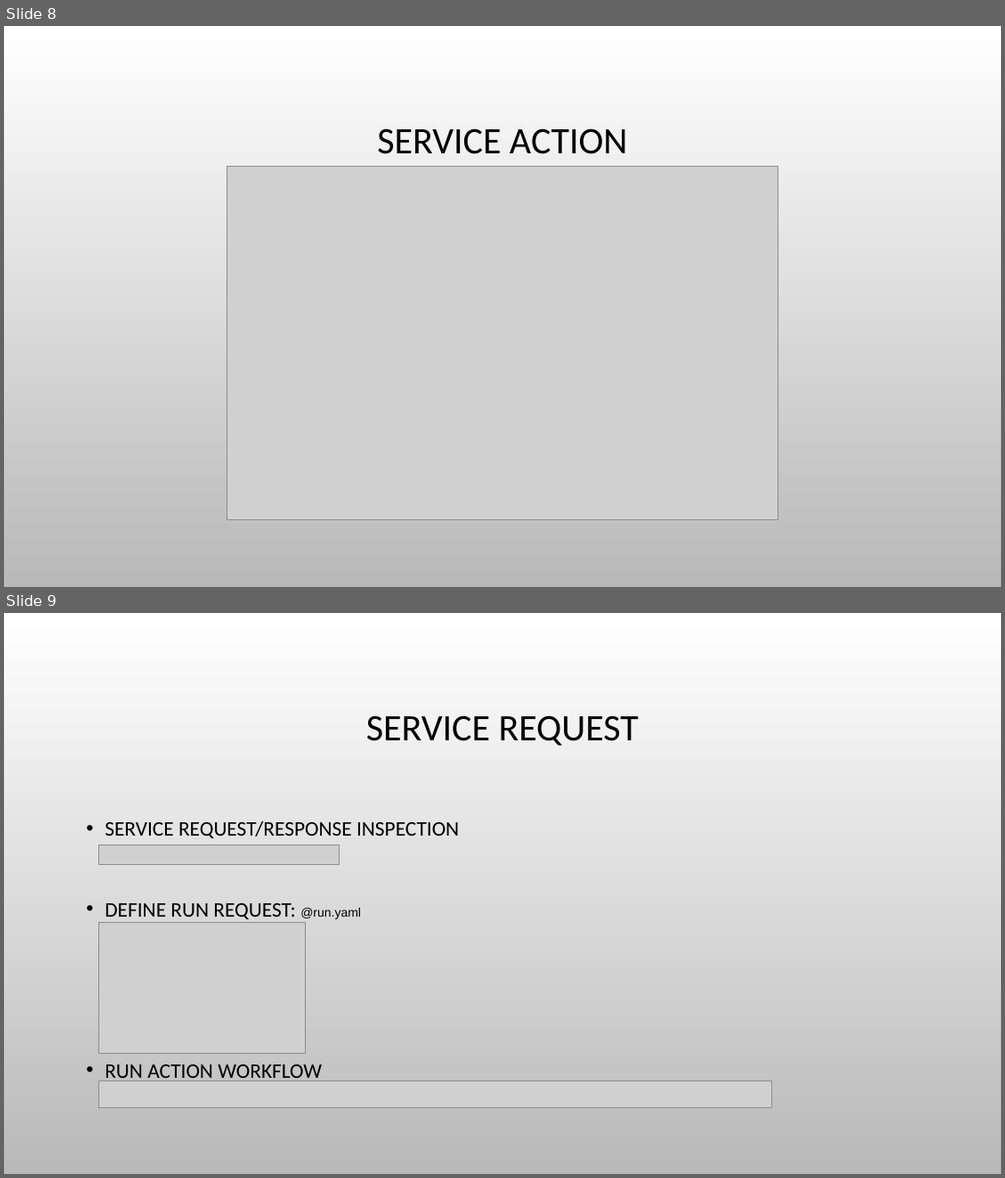
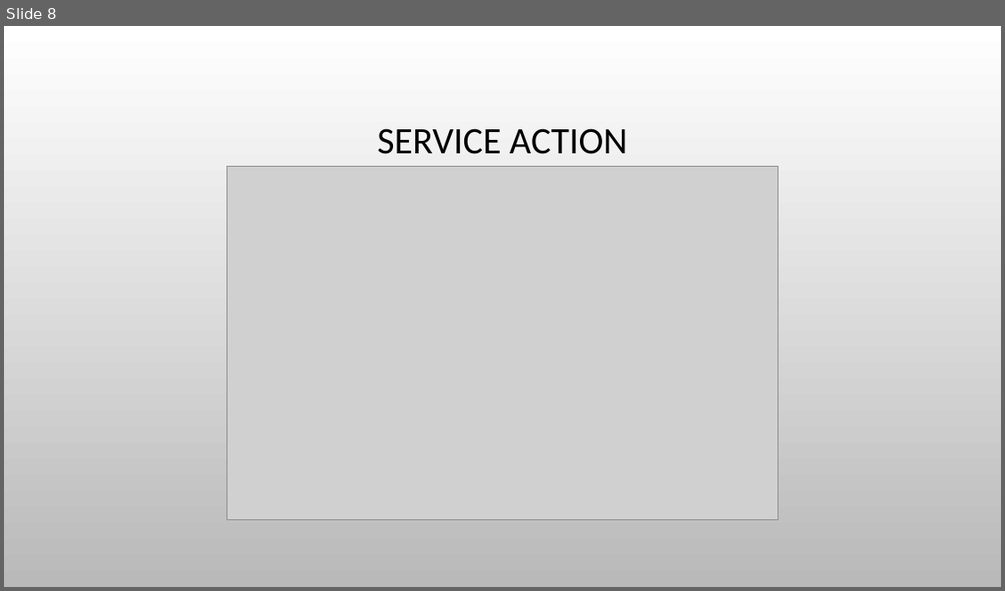
Before and after one commit to adrianwit/golang-e2e-testing, a slide deck: golang-e2e.pptx. Shown one above the other, each under a label of ours: slides 8 and 9 before the commit, slide 8 after it. The pictures are 1005x1178 and 1005x591 pixels, drawn with LibreOffice and Linux fonts; fonts in the diff are those of the drawing; grey boxes stand for pictures; background and template pictures are left out. Boxes give left, top, right and bottom in pixels: in the first picture for what was removed or moved away, otherwise in the second. Text is boxed around its words. In the diff, an @@ line names an element or a change of style, - is before the commit and + after.

```diff
--- a/golang-e2e.pptx
+++ b/golang-e2e.pptx
@@ slide 9 removed at (4, 613, 1001, 1174), background picture (left out) @@
@@ title removed at (366, 715, 639, 746) @@
-SERVICE REQUEST
@@ text removed at (105, 821, 459, 1081) @@
-• SERVICE REQUEST/RESPONSE INSPECTION
-• DEFINE RUN REQUEST: @run.yaml
-• RUN ACTION WORKFLOW
@@ picture removed at (98, 844, 339, 864) @@
@@ picture removed at (98, 923, 305, 1054) @@
@@ picture removed at (98, 1080, 771, 1107) @@
```
Also in this commit, not shown: 1 slide changed, 1 other slide removed.
